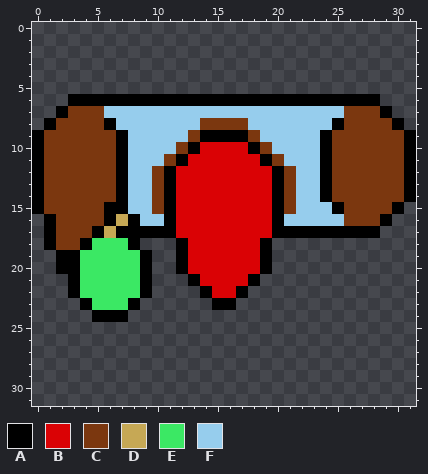
A pixel-art sprite gets an edit: GJ_Game/Assets/Graphics/CocoGuyAnimation/CocoGuy3.png. The picture above is the old version.
The file is 32x32 pixels.
Palette (. is transparent): A #000000  B #da0205  C #7b370f  D #c6a855  E #3be864  F #96cded
Pixels before, first column x 0:
 6 ...AAAAAAAAAAAAAAAAAAAAAAAAAA...
 7 ..ACCCFFFFFFFFFFFFFFFFFFFFCCCA..
 8 .ACCCCAFFFFFFFCCCCFFFFFFFACCCCA.
 9 ACCCCCCAFFFFFCAAAACFFFFFACCCCCCA
10 ACCCCCCAFFFFCABBBBACFFFFACCCCCCA
11 ACCCCCCAFFFCABBBBBBACFFFACCCCCCA
12 ACCCCCCAFFCABBBBBBBBACFFACCCCCCA
13 ACCCCCCAFFCABBBBBBBBACFFACCCCCCA
14 ACCCCCCAFFCABBBBBBBBACFFACCCCCCA
15 ACCCCCAAFFCABBBBBBBBACFFFACCCCA.
16 .ACCCCADAFFABBBBBBBBAFFFFFCCCA..
17 .ACCCADAAAAABBBBBBBBAAAAAAAAA...
18 .ACCAEEEA...ABBBBBBA............
19 ..AAEEEEEA..ABBBBBBA............
20 ..AAEEEEEA..ABBBBBBA............
21 ...AEEEEEA...ABBBBA.............
22 ...AEEEEEA....ABBA..............
23 ....AEEEA......AA...............
24 .....AAA........................
After the commit:
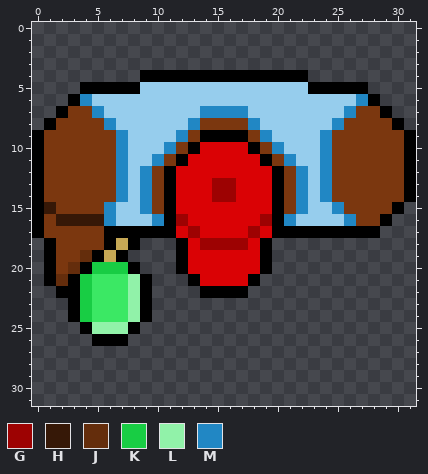
Colours new in this view: G #9d0202  H #361807  J #642d0c  K #18cd44  L #91f2a9  M #2187c4
Edits made:
Changed rows in their new state; - is an unchanged pixel.
first column x 0:
 4 ---------AAAAAAAAAAAAAA-----
 5 ----AAAAAFFFFFFFFFFFFFFAAAAA
 6 ----MFFFFFFFFFFFFFFFFFFFFFFM
 7 -----M--------MMMM--------M-
 8 ------M------M----M------M--
 9 -------M----M------M----M---
10 -------M---M--------M---M---
11 -------M--M----------M--M---
12 -------M-M------------M-M---
13 -------M-M-----GG-----M-M---
14 -------M-M-----GG-----M-M---
15 -H----MF-M------------M--M--
16 ACHHHHMFF-M-G------G-M----M-
17 AC---CA------G----G---------
18 ----CCAD------GGGG----------
19 -ACCJADA..------------------
20 -ACJAKKKA.------------------
21 -AJ-K---L-------------------
22 --A-K---L------AA-----------
23 ---AK---LA-----..-----------
24 ---AKEEELA------------------
25 ----ALLLA-------------------
26 -----AAA--------------------
Where, in picture pixels (left, top, right, bottom), the same in both pictures:
changed: (32, 70, 368, 346)
